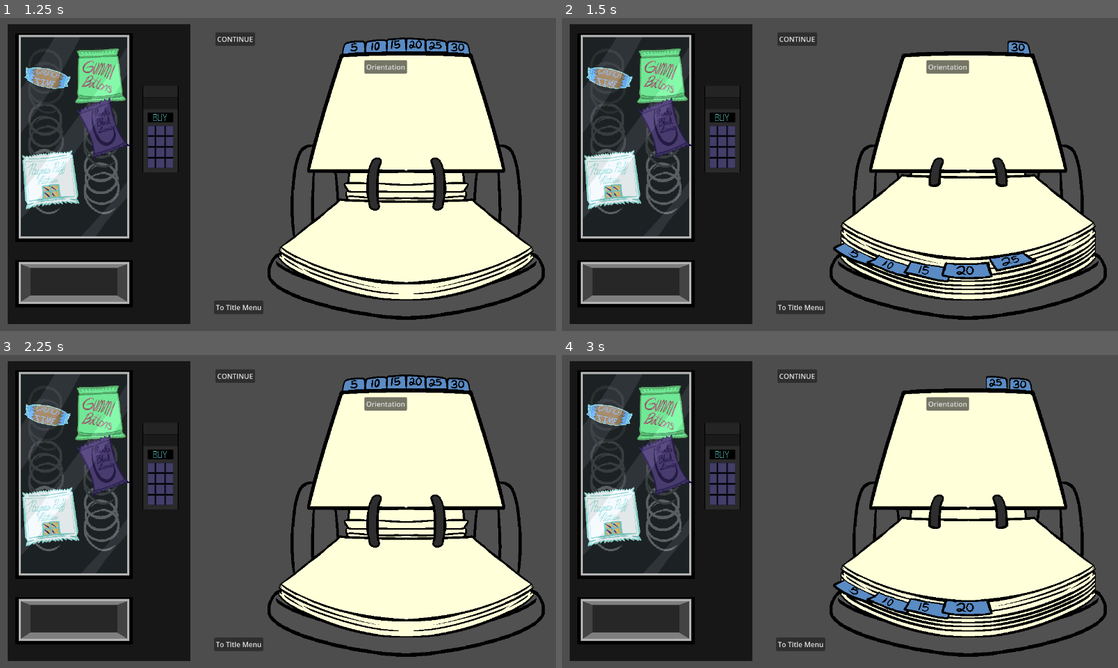
Above: before the commit, frames 1-4 (two rows, left to right).
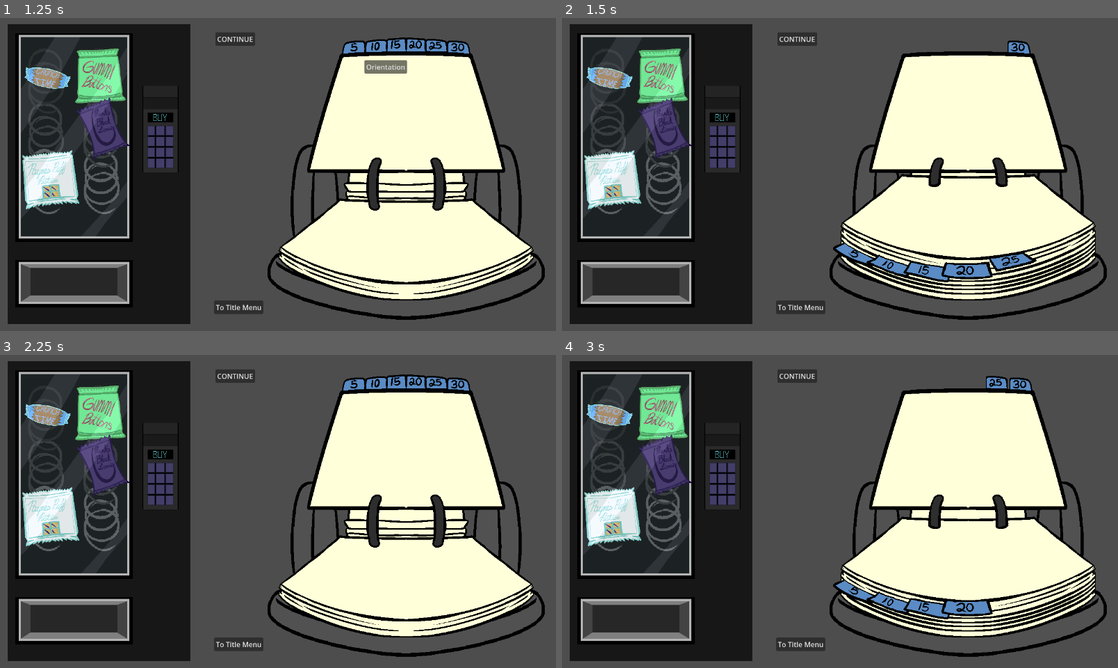
Above: after the commit, the same moments.

Repository: Carth501/team-ferret
Game: Godot game, scene res://scenes/main_menu.tscn
The game is run twice, just before and just after one commit, with the same random seed, the same clock (stepped at 60 frames per second) and the same inputs. Sound files missing from this copy of the repository are replaced by a short silence.
Inputs (mouse positions are in pixels of both pictures, inside the frame that each line leads up to):
- Up to frame 1 (1.25 s): click "NEW GAME" at 0.5 s
- Up to frame 2 (1.5 s): click (1023, 49) at 1.25 s
- Up to frame 3 (2.25 s): click (294, 592) at 2 s
- Up to frame 4 (3 s): click (1001, 383) at 2.75 s

Frame 1 is identical in both runs. In frame 2, 0.3% of the frame differs, in the area x 65-74%, y 13-18%; in frame 3, 0.3%; in frame 4, 0.3%.
Error after the commit: Invalid access of index '21' on a base object of type: 'Array'. (res://scripts/rolodex.gd:56)

Commit message:
move level button handling into rolodex setup

Diff:
--- a/scripts/rolodex.gd
+++ b/scripts/rolodex.gd
@@ -24,7 +24,6 @@
 
 func _ready():
 	rolodex_setup(current_page)
-	write_level_links()
 
 func rolodex_setup(page) -> void:
 	if(page < 5 or page > 30 or page % 5 != 0):
@@ -43,6 +42,7 @@
 		button.visible = page > button_value
 
 	emit_signal("page_changed", page)
+	write_level_links()
 
 func write_level_links():
 	if(!data.ready):
@@ -53,7 +53,6 @@
 	var level_index := find_start_index(start)
 	var button_index = 0
 	while level_index < current_page:
-		print(str("level_index: ", level_index, " | current_page: ", current_page))
 		var level = level_data[level_index]
 		var metadata = level.metadata
 		var secret_level = metadata.has("hidden") && metadata.hidden
@@ -62,7 +61,6 @@
 				unlocked = true
 				check_marks[level_index % 5].visible = true
 			if(unlocked):
-				print(str("level_buttons[button_index] ", level_buttons[button_index]))
 				write_button(metadata, level_buttons[button_index])
 				button_index += 1
 
